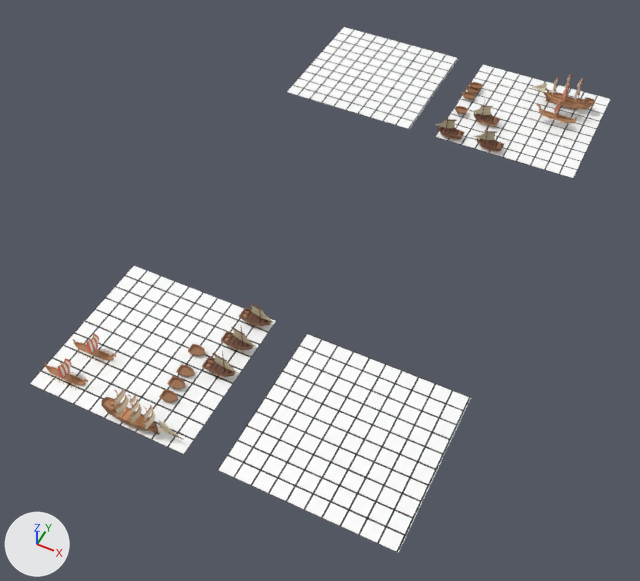
The glTF model seabattle/static/objects/arragement.gltf as it was, and as the next commit left it.
Both versions are drawn from a 50 mm lens placed at (16.1, -38.5, 39.7), pointed at (-0.7, -4.9, -2.3). Every picture has the same lights, and +X, +Y and +Z are marked at lower left. Where no turn or scale is listed for an object, it has been applied to the vertices.
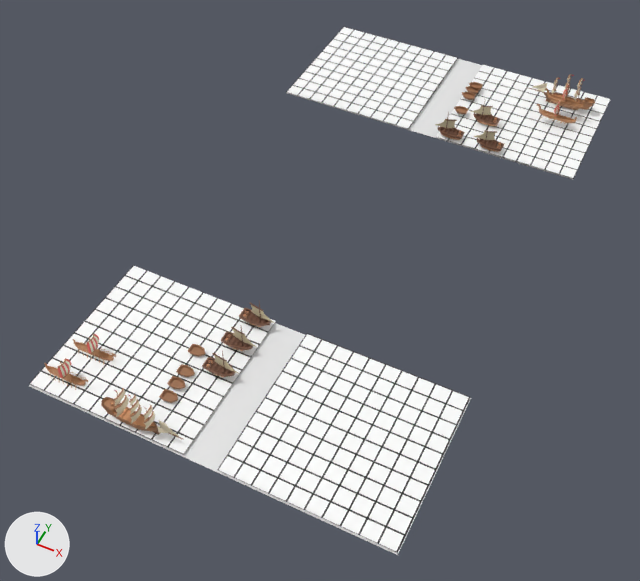
Pixel boxes (x1, y1, x2, y2) of what changed, in the pictures (640 x 581 px):
'intersectPlane2', added: after (29, 323, 471, 555)
'intersectPlane', added: after (286, 59, 573, 179)

What changed in the scene script:
```text
Add me_plane_005:
    me_plane_005.from_pydata([(-11.0, -5.0, 0.0), (11.0, -5.0, 0.0), (-11.0, 5.0, 0.0), (11.0, 5.0, 0.0)], [], [(0, 1, 3), (0, 3, 2)])
Add ob_intersectplane2:
    ob_intersectplane2 = bpy.data.objects.new('intersectPlane2', me_plane_005)
    ob_intersectplane2.location = (0.0, -15.06, -0.12)
Add ob_intersectplane:
    ob_intersectplane = bpy.data.objects.new('intersectPlane', me_plane_005.copy())
    ob_intersectplane.location = (-0.02, 15.04, -0.12)
```
